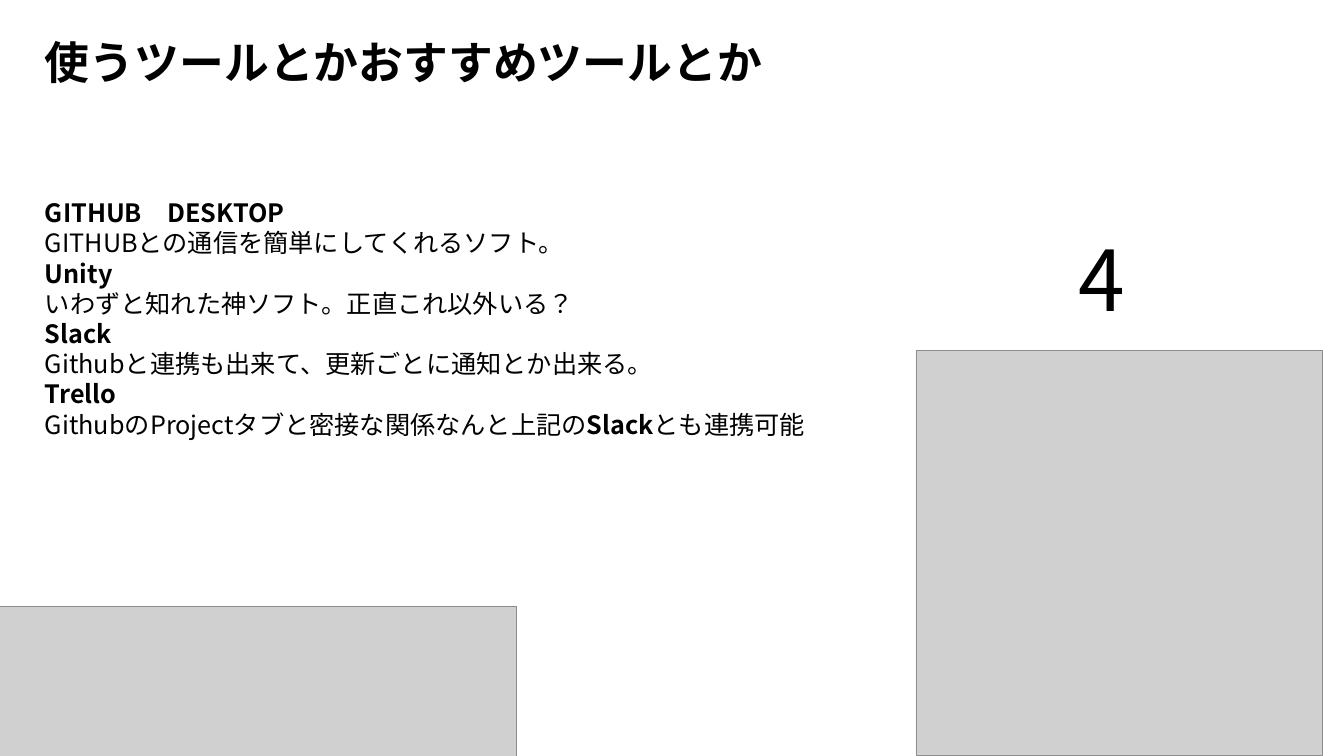
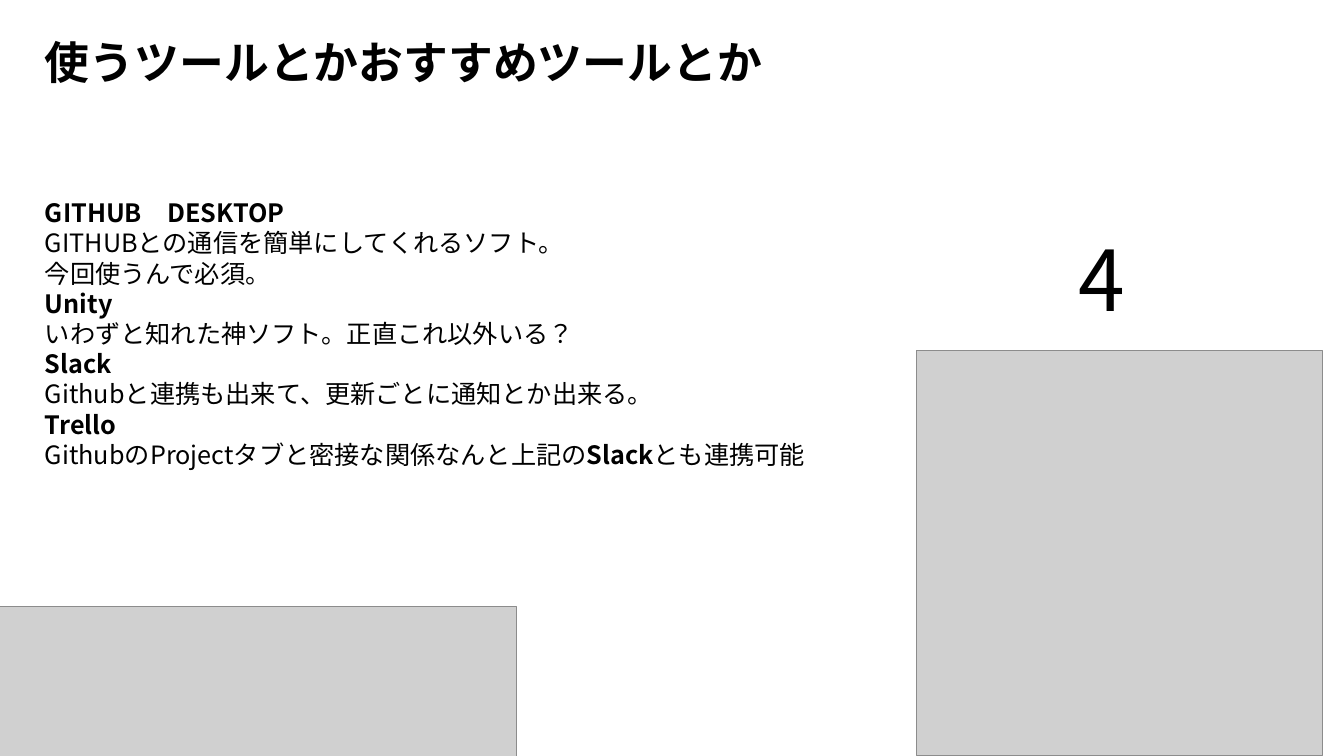
Before and after one commit to HattoriNaoki-t/git_study, a slide deck: slide 5 of GITHUB運用の勧め.pptx. Drawn at 1344x756 pixels with LibreOffice and Linux fonts; fonts in the diff are those of the drawing; grey boxes stand for pictures. Boxes give left, top, right and bottom in pixels: in the first picture for what was removed or moved away, otherwise in the second. Text is boxed around its words. In the diff, an @@ line names an element or a change of style, - is before the commit and + after.

```diff
--- a/GITHUB運用の勧め.pptx
+++ b/GITHUB運用の勧め.pptx
@@ text at box(45, 261, 271, 285): paragraph added @@
+今回使うんで必須。
```
Also in this commit, not shown: 3 other slides changed, 2 slides added, 1 other file.
